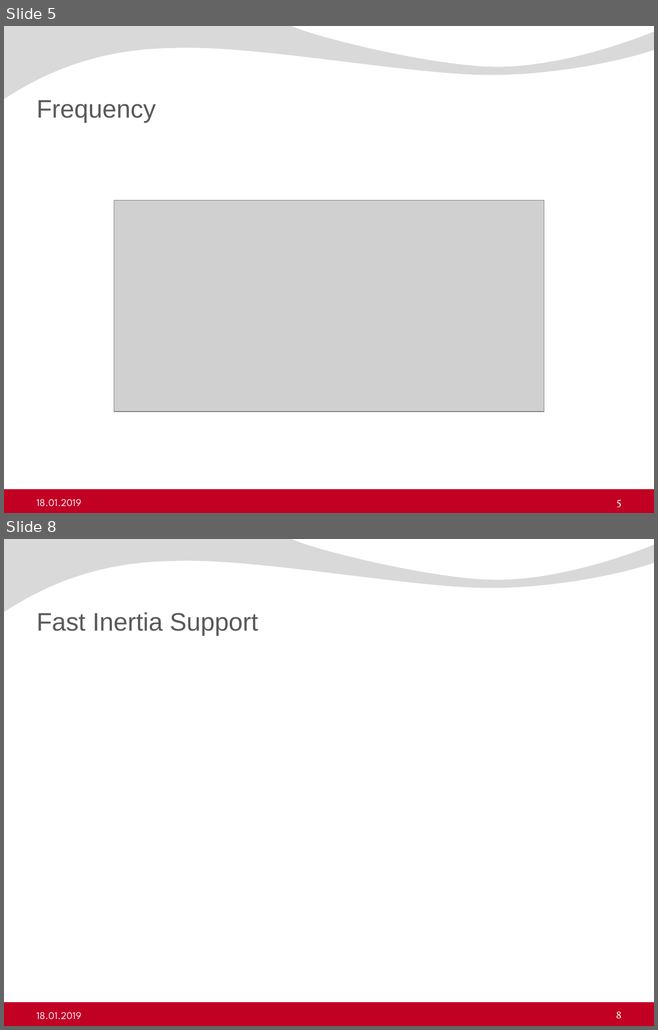
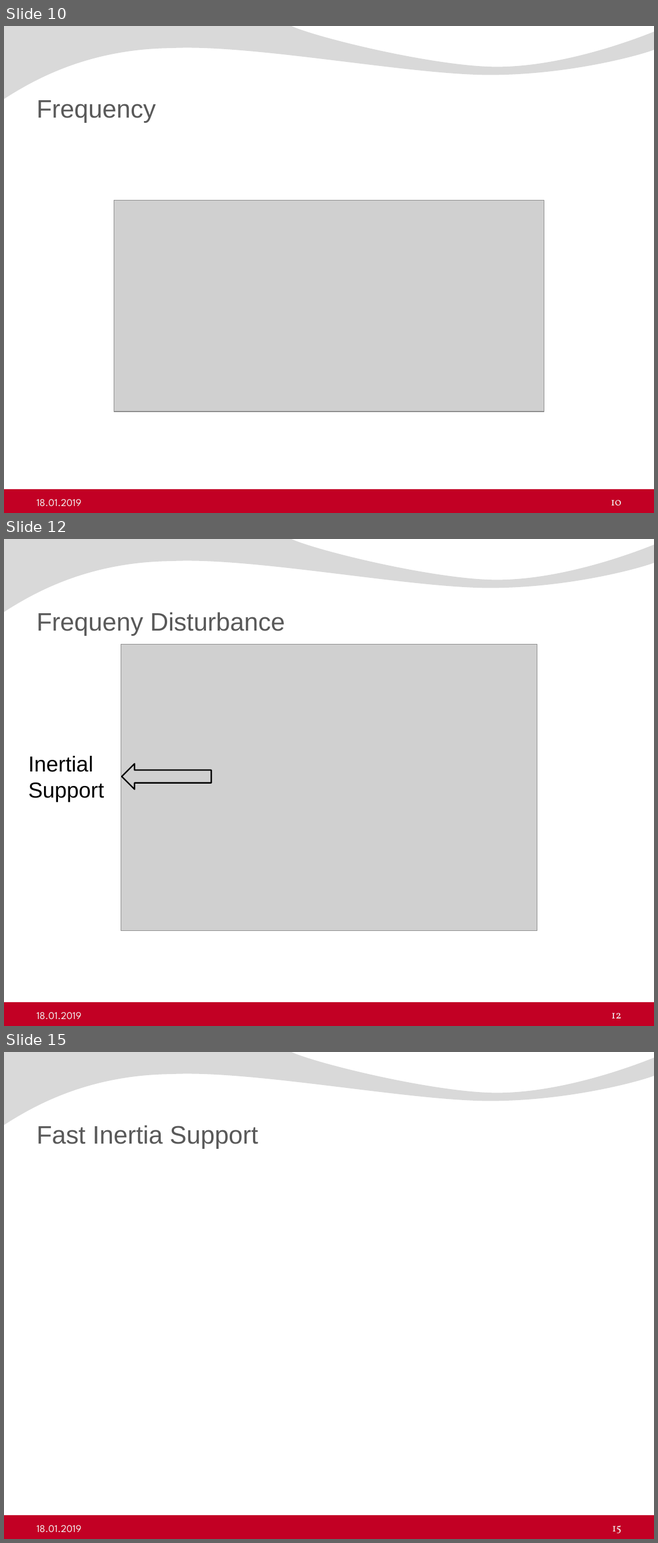
Before and after one commit to ErencanDuymaz/Research, a slide deck: Thesis/Thesis Defence/Erencan_Duymaz_thesis_defence.pptx. Shown one above the other, each under a label of ours: slides 5 and 8 before the commit, slides 10, 12 and 15 after it; the slides between them are not shown. The pictures are 658x1030 and 658x1543 pixels, drawn with LibreOffice and Linux fonts; fonts in the diff are those of the drawing; grey boxes stand for pictures; background and template pictures are left out. Boxes give left, top, right and bottom in pixels: in the first picture for what was removed or moved away, otherwise in the second. Text is boxed around its words. In the diff, an @@ line names an element or a change of style, - is before the commit and + after.

```diff
--- a/Thesis/Thesis Defence/Erencan_Duymaz_thesis_defence.pptx
+++ b/Thesis/Thesis Defence/Erencan_Duymaz_thesis_defence.pptx
@@ slide 12 added at box(4, 539, 654, 1026), background #FFFFFF; not listed: 2 template elements that a slide beside it also shows @@
@@ title added at box(36, 612, 285, 636), 28 pt, text #595959 @@
+Frequeny Disturbance
@@ picture added at box(121, 644, 536, 931) @@
@@ text added at box(28, 756, 104, 802), 24 pt, text #000000 @@
+Inertial Support
@@ left arrow added at box(122, 764, 211, 789), outline #000000 1.5 pt @@
@@ text added at box(36, 1012, 81, 1019), 11.5 pt, text #F2F2F2 @@
+18.01.2019
@@ page number added at box(611, 1013, 621, 1019), 12 pt, text #F2F2F2 @@
+12
@@ what was slide 5 is now slide 10 @@
@@ page number at box(611, 500, 621, 506): text changed @@
-5
+10
@@ what was slide 8 is now slide 15 @@
@@ page number at box(612, 1526, 621, 1533): text changed @@
-8
+15
```
Also in this commit, not shown: 6 slides changed, 7 other slides added, 8 other files.
